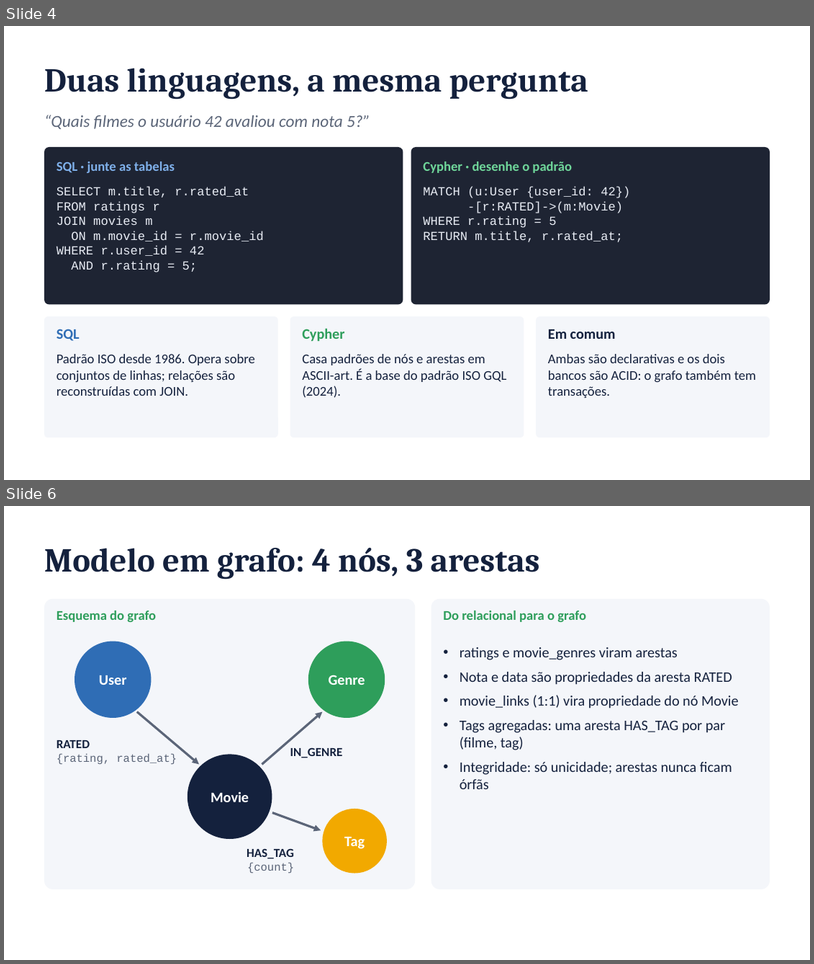
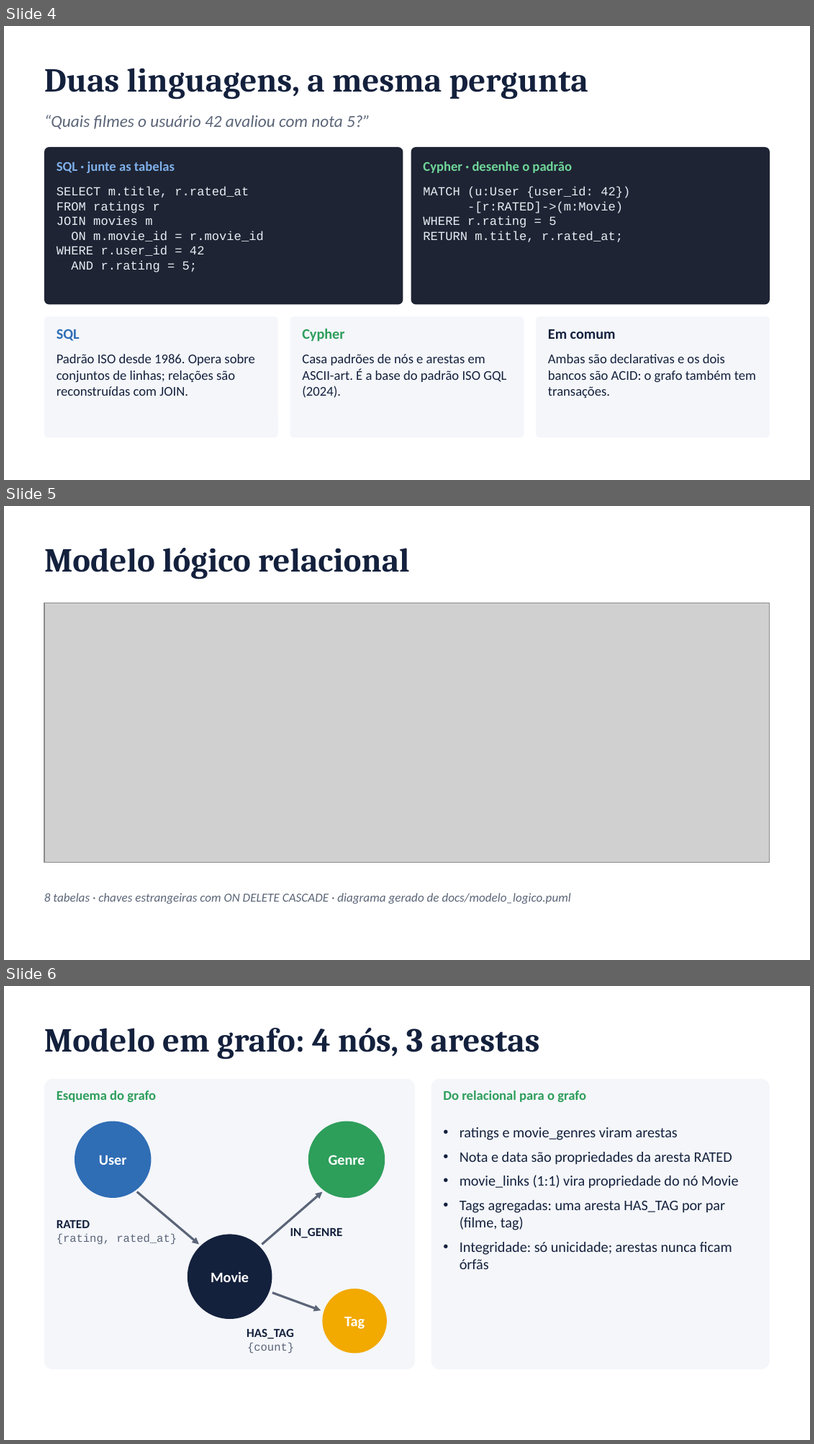
Before and after one commit to FineiasAntonio/BancoDeDados, a slide deck: docs/apresentacao.pptx. Shown one above the other, each under a label of ours: slides 4 and 6 before the commit, slides 4, 5 and 6 after it; the slides between them are not shown. The pictures are 814x964 and 814x1444 pixels, drawn with LibreOffice and Linux fonts; fonts in the diff are those of the drawing; grey boxes stand for pictures. Boxes give left, top, right and bottom in pixels: in the first picture for what was removed or moved away, otherwise in the second. Text is boxed around its words. In the diff, an @@ line names an element or a change of style, - is before the commit and + after.

```diff
--- a/docs/apresentacao.pptx
+++ b/docs/apresentacao.pptx
@@ slide 5 added at (4,506,810,960), background #FFFFFF @@
@@ text added at (44,548,410,579), 30 pt, text #14213D, bold @@
+Modelo lógico relacional
@@ picture added at (44,602,770,862) @@
@@ text added at (44,893,571,903), 11 pt, text #5B6578, italic @@
+8 tabelas · chaves estrangeiras com ON DELETE CASCADE · diagrama gerado de docs/modelo_logico.puml
```
Also in this commit, not shown: 5 slides changed, 2 slides removed, 6 other files.
